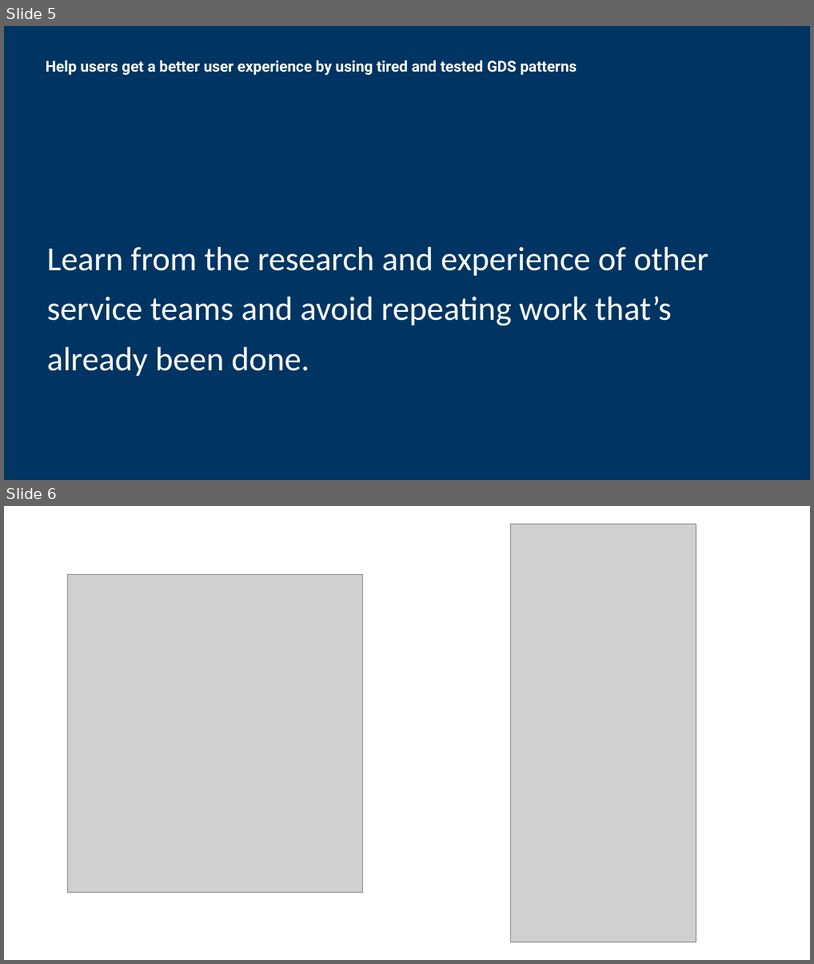
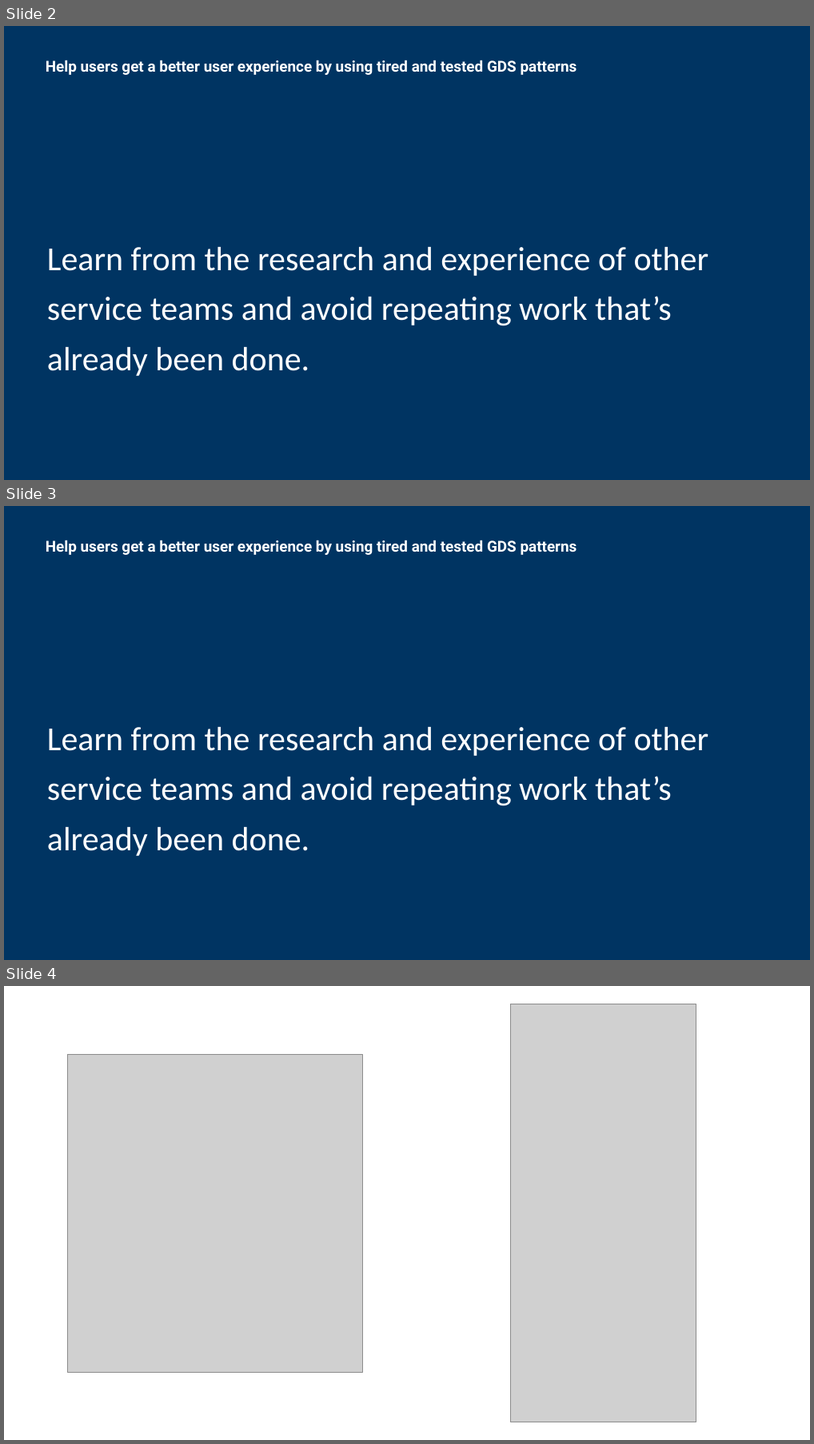
Before and after one commit to sunilkathare-axis12/acas, a slide deck: app/assets/images/ideas-for-prototypes.pptx. Shown one above the other, each under a label of ours: slides 5 and 6 before the commit, slides 2, 3 and 4 after it. The pictures are 814x964 and 814x1444 pixels, drawn with LibreOffice and Linux fonts; fonts in the diff are those of the drawing; grey boxes stand for pictures. Boxes give left, top, right and bottom in pixels: in the first picture for what was removed or moved away, otherwise in the second. Text is boxed around its words. In the diff, an @@ line names an element or a change of style, - is before the commit and + after.

```diff
--- a/app/assets/images/ideas-for-prototypes.pptx
+++ b/app/assets/images/ideas-for-prototypes.pptx
@@ slide 3 added at (x1=4, y1=506, x2=810, y2=960), background #003462 @@
@@ text added at (x1=46, y1=540, x2=578, y2=555), 36 pt, text #FFFFFF, bold @@
+Help users get a better user experience by using tired and tested GDS patterns
@@ title added at (x1=47, y1=727, x2=710, y2=856), 80 pt, text #FFFFFF @@
+Learn from the research and experience of other service teams and avoid repeating work that’s already been done.
@@ what was slide 5 is now slide 2 @@
@@ what was slide 6 is now slide 4 @@
```
Also in this commit, not shown: 1 slide changed, 2 other slides added, 5 slides removed, 1 other file.
